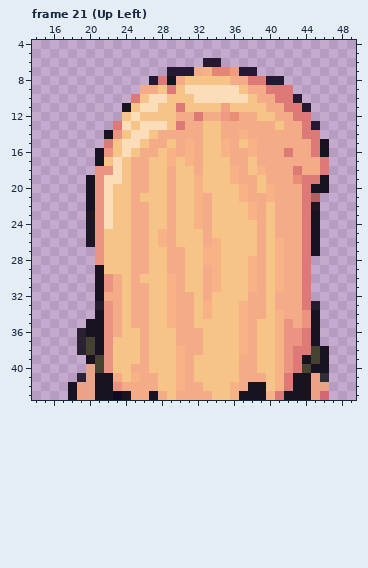
A pixel-art file gets an edit: ExternalAssets/Graphics/Human_Player.aseprite. The picture above was drawn from the file before the commit.
64x64 pixels, 40 frames. Pixels under 10% opacity are left out. Colours within 5 levels of each other are drawn and written as one. Shown: frame 21 (Up Left): x 14..49, y 4..43. The commit also changed other frames or places, which this record leaves out.
And afterwards:
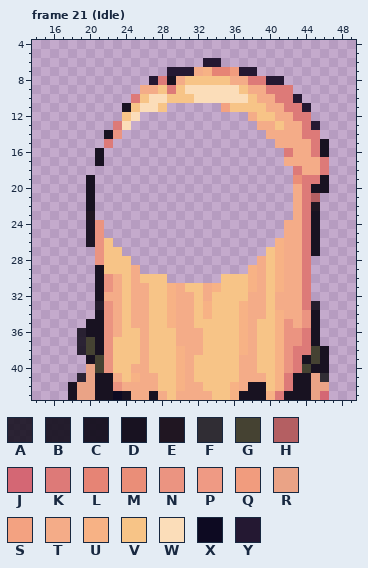
Palette (. is transparent): A #181221e3  B #181221ed  C #181221f8  D #181221  E #201622  F #302d34  G #454232  H #b45f62  J #d46774  K #dd7a78  L #e68475  M #ea8e78  N #eb9481  P #ef9a84  Q #f19c7e  R #eaa386  S #f3a281  T #f4ac88  U #f7b285  V #f7c487  W #fbddb9  X #0d0a22  Y #241832
Changes in this commit:
layer "Main Body" removed
--- frame 21 (Idle)
@@ x 14..49 @@
 10 ...........KVWWVVVWWWWWWVTTKKY......
-11 ..........DVWWVVKVVVVSVVVVTTKKY.....
-12 ..........VWVVVVTTKTTPMTTVVTTKK.....
-13 .........KWVWWWVKTTVVTTTTTTVTTKY....
-14 ........DNVWWVTTTTTVVTTUTTTTTTKK....
-15 ........KVWWVTTVTUTVVUTVUTTTTTTKD...
-16 .......DNVWVTTVUTUTVVUTTUTTTKTTKD...
-17 .......DVWVTTVVUVUTVVVTTVTTTTTTTK...
-18 .......NNWVTTVVTVVTVVVUTVUTTTKTTK...
-19 ......DNWWVTTVVTVVUVVVUTTVTTTMKKD...
-20 ......DNWVVTTVVTVVUVVVVUTVUTTTKDD...
-21 ......DNWVVTVVVTVVUTVVVUTTUTTTKH....
-22 ......DNWVVTTVVTVVUTVVVVUTVTTTKE....
-23 ......ENWVVTTVVTVVUTVVVVUTVTTTKD....
-24 ......CNWVVTTVVTVVUTVVVVVTVTTTKD....
-25 ......CNVVVTTVUTVVVTVVVVVTVTTTKD....
-26 ......CNVVVTTVUTVVVTUVVVVTVUTTKD....
-27 .......NVVVTTVVTTVVUUVVVVTVUTTKD....
-28 .......NVVVTTVVTTVVUUVVVUTVUTTK.....
-29 .......DVVVTTVVTTVVTUVVVUTVUTTK.....
-30 .......DNTVTVVVUTVVTUVVVUTVUTTK.....
+11 ..........DVWWV......SVVVVTTKKY.....
+12 ..........VW............TVVTTKK.....
+13 .........KW..............TTVTTKY....
+14 ........DN................TTTTKK....
+15 ........K..................TTTTKD...
+16 .......D....................KTTKD...
+17 .......D....................TTTTK...
+18 .............................KTTK...
+19 ......D......................MKKD...
+20 ......D......................TKDD...
+21 ......D......................TKH....
+22 ......D......................TKE....
+23 ......E......................TKD....
+24 ......CN....................TTKD....
+25 ......CN....................TTKD....
+26 ......CNV..................UTTKD....
+27 .......NVV................VUTTKD....
+28 .......NVVV..............TVUTTK.....
+29 .......DVVVT............UTVUTTK.....
+30 .......DNTVTVVV......VVVUTVUTTK.....
 31 .......DNTVTTVVUTVVTUVVVUTVUTTK.....
Boxes around the changes in both pictures, in picture pixels (x1, y1, x2, y2):
erased: (95, 103, 293, 283)
